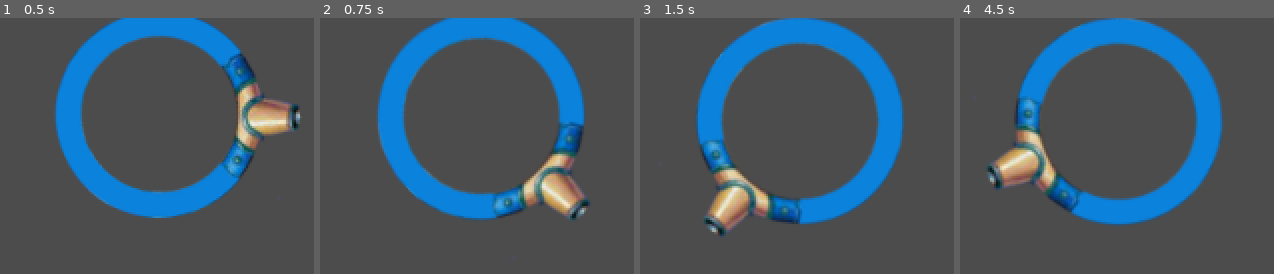
Above: before the commit, frames 1-4 (left to right).
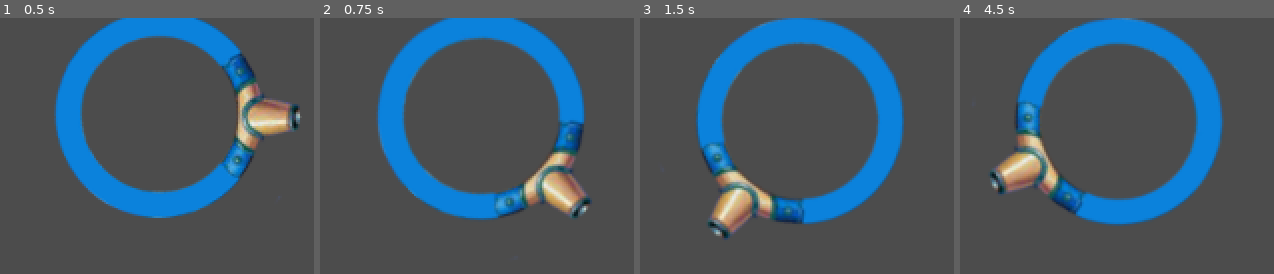
Above: after the commit, the same moments.

Repository: v-pukman-gd/godot-peggle-game
Game: Godot game, scene res://game.tscn
The game is run twice, just before and just after one commit, with the same random seed, the same clock (stepped at 60 frames per second) and the same inputs.
Inputs (mouse positions are in pixels of both pictures, inside the frame that each line leads up to):
- Up to frame 1 (0.5 s): no input
- Up to frame 2 (0.75 s): tap Enter at 0.5 s; move the mouse to (outside the picture) at 0.52 s; press the mouse at (outside the picture) at 0.53 s
- Up to frame 3 (1.5 s): tap Space at 1.25 s; move the mouse to (outside the picture) at 1.27 s; release the mouse at (outside the picture) at 1.28 s; click (outside the picture) at 1.35 s
- Up to frame 4 (4.5 s): tap Enter at 2, 3.5 s; move the mouse to (outside the picture) at 2.02 s; press the mouse at (outside the picture) at 2.03 s; tap Space at 2.75, 4.25 s; move the mouse to (outside the picture) at 2.77 s; release the mouse at (outside the picture) at 2.78 s; click (outside the picture) at 2.85 s; move the mouse to (outside the picture) at 3.52 s; press the mouse at (outside the picture) at 3.53 s; move the mouse to (outside the picture) at 4.27 s; release the mouse at (outside the picture) at 4.28 s; click (outside the picture) at 4.35 s

Frame 1 is identical in both runs. In frame 2, 1.9% of the frame differs, in the area x 54-87%, y 39-79%; in frame 3, 3.5%; in frame 4, 3.9%, in the area x 8-81%, y 2-78%.

Commit message:
use lerp to rotate

Diff:
--- a/cannon.gd
+++ b/cannon.gd
@@ -1,6 +1,4 @@
 extends Node2D
-
-const Y_MIN = 100
 
 func _ready():
 	pass
@@ -12,22 +10,30 @@
 func _process(delta):
 	pass
 
+func _physics_process(delta):
+	if get_global_mouse_position().y >= self.position.y:
+		var d = self.global_position - get_global_mouse_position()
+		var offset = -PI
+		var r = d.angle() + offset
+		self.rotation = lerp_angle(self.rotation, r, 0.25)
+
 # Variant 1:
-func follow_cursor(cursor_pos):
-	var x = cursor_pos.x - self.position.x
-	var y = cursor_pos.y - self.position.y
-	if y < 0: y = 0
-	var c = sqrt(x*x + y*y)
-
-	if c != 0:
-		var angle = -rad2deg(asin(x/c))
-		self.rotation_degrees = angle + 90
-		#print(angle)
-
-func _physics_process(delta):
-	if get_global_mouse_position().y >= Y_MIN:
-		follow_cursor(get_global_mouse_position())
-
+#const Y_MIN = 100
+#func follow_cursor(cursor_pos):
+#	var x = cursor_pos.x - self.position.x
+#	var y = cursor_pos.y - self.position.y
+#	if y < 0: y = 0
+#	var c = sqrt(x*x + y*y)
+#
+#	if c != 0:
+#		var angle = -rad2deg(asin(x/c)) + 90
+#		self.rotation_degrees = angle
+#		print(angle)
+#
+#func _physics_process(delta):
+#	if get_global_mouse_position().y >= Y_MIN:
+#		follow_cursor(get_global_mouse_position())
+#
 # Variant2:
 #func _physics_process(delta):
 #	if get_global_mouse_position().y >= Y_MIN:
